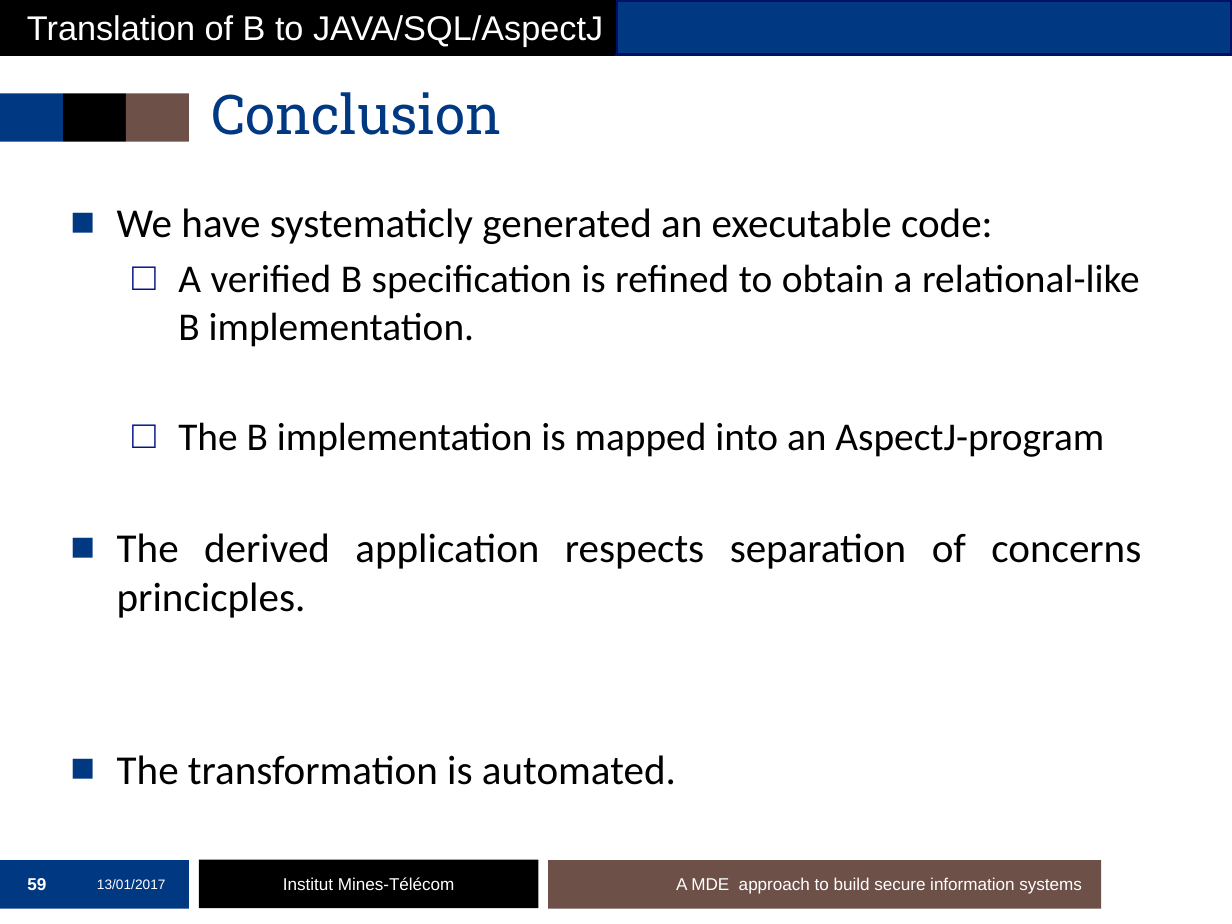
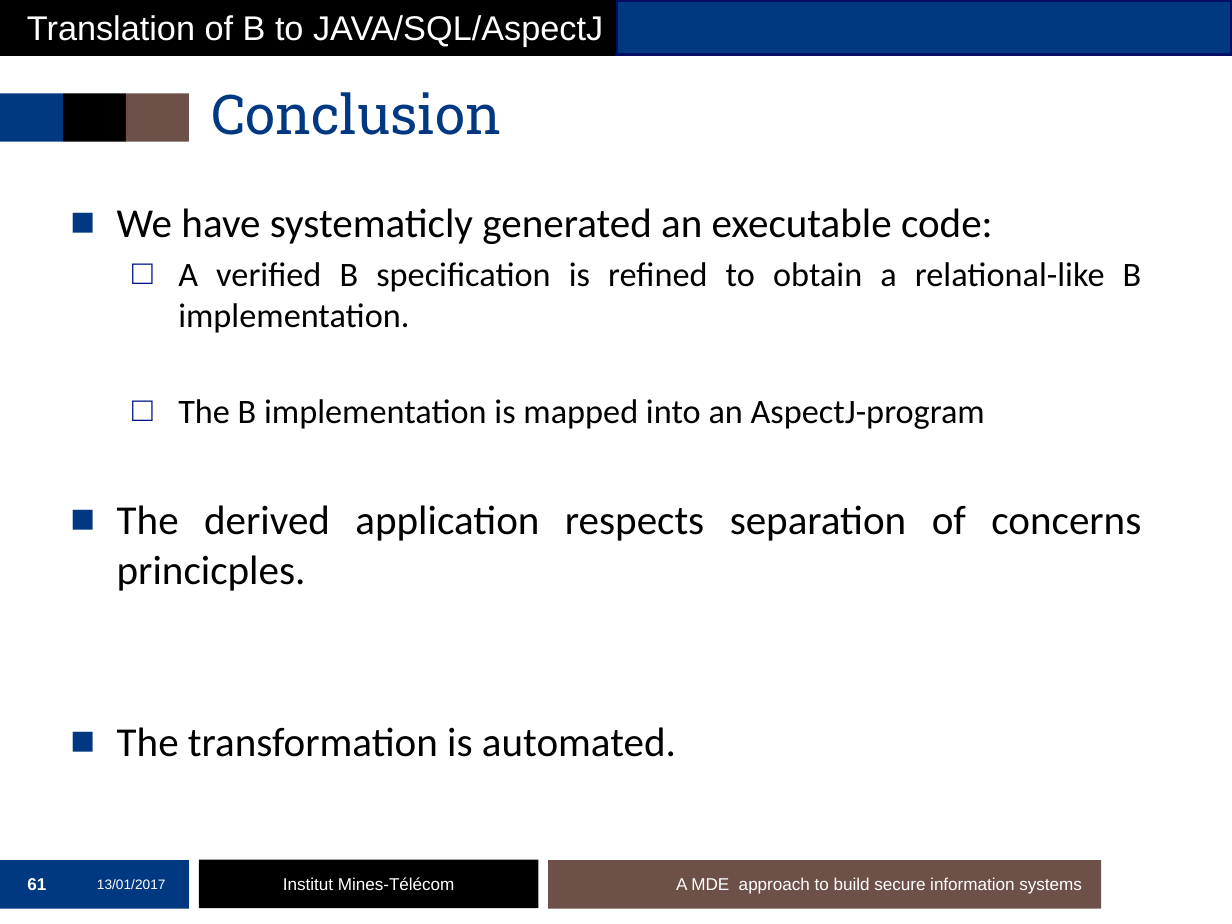
Before and after one commit to mai-ng/phdDefense, a slide deck: slide 61 of slides/presentation-defense.pptx (slide 59 before the commit). Drawn at 1232x924 pixels with LibreOffice and Linux fonts; fonts in the diff are those of the drawing; background and template pictures are left out. Boxes give left, top, right and bottom in pixels: in the first picture for what was removed or moved away, otherwise in the second. Text is boxed around its words. In the diff, an @@ line names an element or a change of style, - is before the commit and + after.

```diff
--- a/slides/presentation-defense.pptx
+++ b/slides/presentation-defense.pptx
@@ text at [178,262,1142,429]: size 23 to 20 pt in "A verified B specification is refined to ...", "The B implementation is mapped into an ..." @@
@@ page number at [27,878,46,890]: text changed @@
-59
+61
```
Also in this commit, not shown: 11 other slides changed, 3 slides added.
